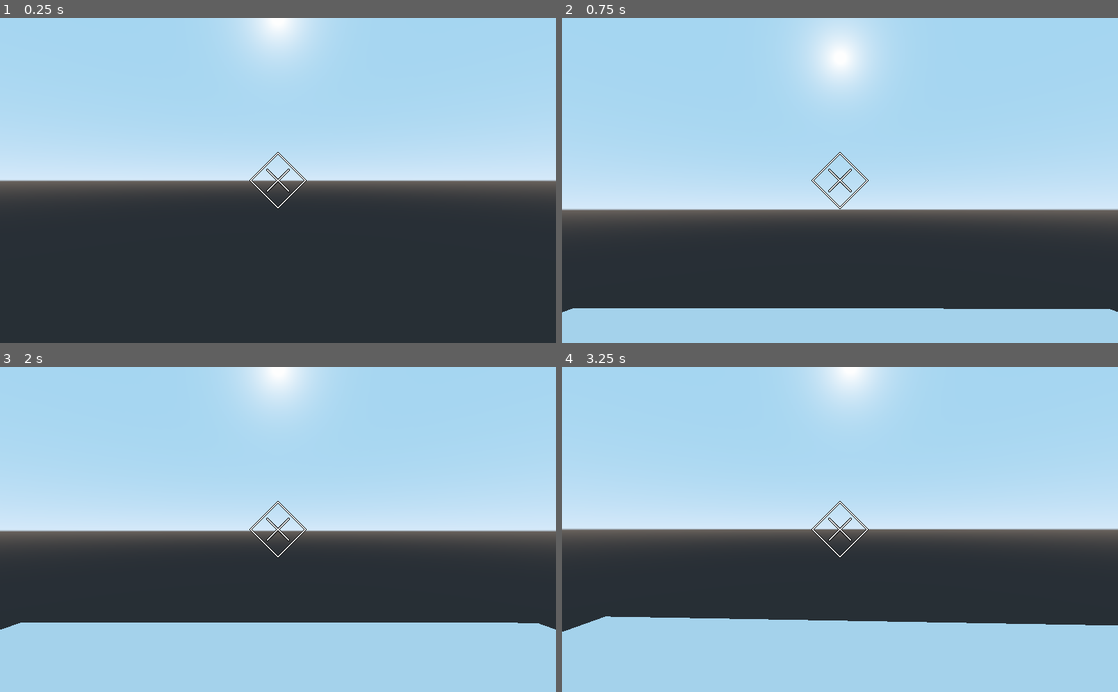
Above: before the commit, frames 1-4 (two rows, left to right).
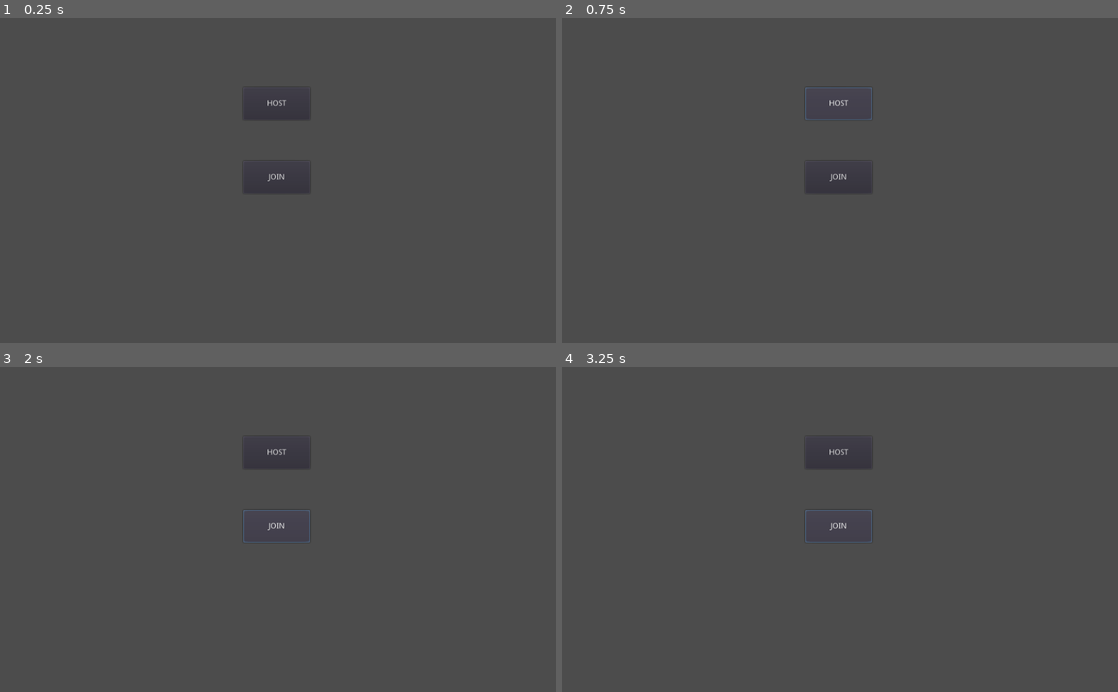
Above: after the commit, the same moments.

Repository: kyle-stevens/murder-mansion
Game: Godot game, scene res://Scenes/Menus/Lobby.tscn
The game is run twice, just before and just after one commit, with the same random seed, the same clock (stepped at 60 frames per second) and the same inputs. Before the commit the project starts from res://Scenes/Maps/PlatformDemo.tscn.
Inputs (mouse positions are in pixels of both pictures, inside the frame that each line leads up to):
- Up to frame 1 (0.25 s): no input
- Up to frame 2 (0.75 s): click (840, 102) at 0.5 s, where only the run after the commit has a clickable "HOST"
- Up to frame 3 (2 s): click (278, 526) at 1.25 s, where only the run after the commit has a clickable "JOIN"
- Up to frame 4 (3.25 s): move the mouse to (867, 529) at 2.02 s; hold W (movement_forward, bound only after the commit) from 2.03 s (still down); tap F (item_flashlight, bound only after the commit) at 2.1 s; move the mouse to (812, 529) at 2.77 s; tap E (item_interact, bound only after the commit) at 2.85 s

The runs differ from the first frame. In frame 1, 95% of the frame differs, in the area x 0-100%, y 0-100%; in frame 2, 94%; in frame 3, 95%; in frame 4, 95%.

Commit message:
Fixed Movment Bug with Physical Key Input, networking not currently working - v0.0.5

Diff:
--- a/Murder Mansion/Scenes/Maps/PlatformDemo.tscn
+++ b/Murder Mansion/Scenes/Maps/PlatformDemo.tscn
@@ -1,6 +1,4 @@
-[gd_scene load_steps=3 format=2]
-
-[ext_resource path="res://Scenes/Players/player_controller.tscn" type="PackedScene" id=1]
+[gd_scene load_steps=2 format=2]
 
 [sub_resource type="BoxShape" id=1]
 extents = Vector3( 7, 0.5, 7 )
@@ -10,16 +8,15 @@
 [node name="StaticBody" type="StaticBody" parent="."]
 
 [node name="CSGBox" type="CSGBox" parent="StaticBody"]
+transform = Transform( 5, 0, 0, 0, 1, 0, 0, 0, 5, 0, 0, 0 )
 width = 14.0
 height = 1.0
 depth = 14.0
 
 [node name="CollisionShape" type="CollisionShape" parent="StaticBody"]
+transform = Transform( 5, 0, 0, 0, 1, 0, 0, 0, 5, 0, 0, 0 )
 shape = SubResource( 1 )
 
 [node name="Networking Camera" type="Camera" parent="."]
 transform = Transform( 1, 0, 0, 0, 1, 0, 0, 0, 1, 0, 4.38432, 10.5246 )
 current = true
-
-[node name="player_controller" parent="." instance=ExtResource( 1 )]
-transform = Transform( 1, 0, 0, 0, 1, 0, 0, 0, 1, 0, 6.53226, 0 )
--- a/Murder Mansion/Scripts/Networking/Lobby.gd
+++ b/Murder Mansion/Scripts/Networking/Lobby.gd
@@ -14,14 +14,14 @@
 func _on_HostButton_pressed():
 	var net = NetworkedMultiplayerENet.new()
 	net.create_server(6000, 5)
-	get_tree().set_network_peer(net)
+	get_tree().network_peer = net
 	print("hosting")
 
 
 func _on_JoinButton_pressed():
 	var net = NetworkedMultiplayerENet.new()
 	net.create_client("127.0.0.1", 6000)
-	get_tree().set_network_peer(net)
+	get_tree().network_peer = net
 
 func _player_connected(id):
 	#Globals.player2id = id
--- a/Murder Mansion/Scripts/Player/player_controller.gd
+++ b/Murder Mansion/Scripts/Player/player_controller.gd
@@ -80,6 +80,8 @@
 		rotation_helper.rotation_degrees = camera_rot
 
 func process_inputs(delta):
+
+
 	#check if player is jumping
 	if is_on_floor():
 		dir = Vector3()
@@ -93,14 +95,20 @@
 	#animation handling will be changed to a state machine implemented here
 
 	#motion input handling
+
 	if Input.is_action_pressed("movement_forward"):
-		pass
+		input_movement_vector.y += 1
+		print("Forward")
 	if Input.is_action_pressed("movement_backward"):
-		pass
+		input_movement_vector.y -= 1
+		print("Backwards")
 	if Input.is_action_pressed("movement_left"):
-		pass
+		input_movement_vector.x -= 1
+		print("Left")
 	if Input.is_action_pressed("movement_right"):
-		pass
+		input_movement_vector.x += 1
+		print("Right")
+
 
 	input_movement_vector = input_movement_vector.normalized()
 
@@ -192,13 +200,14 @@
 	hvel = hvel.linear_interpolate(target, accel * delta)
 	vel.x = hvel.x
 	vel.z = hvel.z
-	vel = move_and_slide(
-				vel,
-				Vector3(0,1,0),
-				0.05,
-				4,
-				deg2rad(MAX_SLOPE_ANGLE)
-			)
+
+	#vel = move_and_slide(
+	#			vel,
+	#			Vector3(0,1,0),
+	#			0.05,
+	#			4,
+	#			deg2rad(MAX_SLOPE_ANGLE)
+	#		)
 	if is_network_master():
 		vel = move_and_slide(
 				vel,
--- a/Murder Mansion/project.godot
+++ b/Murder Mansion/project.godot
@@ -11,51 +11,44 @@
 [application]
 
 config/name="Murder Mansion"
-run/main_scene="res://Scenes/Maps/PlatformDemo.tscn"
+run/main_scene="res://Scenes/Menus/Lobby.tscn"
 config/icon="res://icon.png"
 
 [input]
 
 movement_forward={
 "deadzone": 0.5,
-"events": [ Object(InputEventKey,"resource_local_to_scene":false,"resource_name":"","device":0,"alt":false,"shift":false,"control":false,"meta":false,"command":false,"pressed":false,"scancode":0,"unicode":0,"echo":false,"script":null)
-, Object(InputEventKey,"resource_local_to_scene":false,"resource_name":"","device":0,"alt":false,"shift":false,"control":false,"meta":false,"command":false,"pressed":false,"scancode":87,"unicode":0,"echo":false,"script":null)
+"events": [ Object(InputEventKey,"resource_local_to_scene":false,"resource_name":"","device":0,"alt":false,"shift":false,"control":false,"meta":false,"command":false,"pressed":false,"scancode":87,"physical_scancode":0,"unicode":0,"echo":false,"script":null)
  ]
 }
 movement_backward={
 "deadzone": 0.5,
-"events": [ Object(InputEventKey,"resource_local_to_scene":false,"resource_name":"","device":0,"alt":false,"shift":false,"control":false,"meta":false,"command":false,"pressed":false,"scancode":0,"unicode":0,"echo":false,"script":null)
-, Object(InputEventKey,"resource_local_to_scene":false,"resource_name":"","device":0,"alt":false,"shift":false,"control":false,"meta":false,"command":false,"pressed":false,"scancode":83,"unicode":0,"echo":false,"script":null)
+"events": [ Object(InputEventKey,"resource_local_to_scene":false,"resource_name":"","device":0,"alt":false,"shift":false,"control":false,"meta":false,"command":false,"pressed":false,"scancode":83,"physical_scancode":0,"unicode":0,"echo":false,"script":null)
  ]
 }
 movement_left={
 "deadzone": 0.5,
-"events": [ Object(InputEventKey,"resource_local_to_scene":false,"resource_name":"","device":0,"alt":false,"shift":false,"control":false,"meta":false,"command":false,"pressed":false,"scancode":0,"unicode":0,"echo":false,"script":null)
-, Object(InputEventKey,"resource_local_to_scene":false,"resource_name":"","device":0,"alt":false,"shift":false,"control":false,"meta":false,"command":false,"pressed":false,"scancode":65,"unicode":0,"echo":false,"script":null)
+"events": [ Object(InputEventKey,"resource_local_to_scene":false,"resource_name":"","device":0,"alt":false,"shift":false,"control":false,"meta":false,"command":false,"pressed":false,"scancode":65,"physical_scancode":0,"unicode":0,"echo":false,"script":null)
  ]
 }
 movement_right={
 "deadzone": 0.5,
-"events": [ Object(InputEventKey,"resource_local_to_scene":false,"resource_name":"","device":0,"alt":false,"shift":false,"control":false,"meta":false,"command":false,"pressed":false,"scancode":0,"unicode":0,"echo":false,"script":null)
-, Object(InputEventKey,"resource_local_to_scene":false,"resource_name":"","device":0,"alt":false,"shift":false,"control":false,"meta":false,"command":false,"pressed":false,"scancode":68,"unicode":0,"echo":false,"script":null)
+"events": [ Object(InputEventKey,"resource_local_to_scene":false,"resource_name":"","device":0,"alt":false,"shift":false,"control":false,"meta":false,"command":false,"pressed":false,"scancode":68,"physical_scancode":0,"unicode":0,"echo":false,"script":null)
  ]
 }
 movement_jump={
 "deadzone": 0.5,
-"events": [ Object(InputEventKey,"resource_local_to_scene":false,"resource_name":"","device":0,"alt":false,"shift":false,"control":false,"meta":false,"command":false,"pressed":false,"scancode":0,"unicode":0,"echo":false,"script":null)
-, Object(InputEventKey,"resource_local_to_scene":false,"resource_name":"","device":0,"alt":false,"shift":false,"control":false,"meta":false,"command":false,"pressed":false,"scancode":32,"unicode":0,"echo":false,"script":null)
+"events": [ Object(InputEventKey,"resource_local_to_scene":false,"resource_name":"","device":0,"alt":false,"shift":false,"control":false,"meta":false,"command":false,"pressed":false,"scancode":32,"physical_scancode":0,"unicode":0,"echo":false,"script":null)
  ]
 }
 item_interact={
 "deadzone": 0.5,
-"events": [ Object(InputEventKey,"resource_local_to_scene":false,"resource_name":"","device":0,"alt":false,"shift":false,"control":false,"meta":false,"command":false,"pressed":false,"scancode":0,"unicode":0,"echo":false,"script":null)
-, Object(InputEventKey,"resource_local_to_scene":false,"resource_name":"","device":0,"alt":false,"shift":false,"control":false,"meta":false,"command":false,"pressed":false,"scancode":69,"unicode":0,"echo":false,"script":null)
+"events": [ Object(InputEventKey,"resource_local_to_scene":false,"resource_name":"","device":0,"alt":false,"shift":false,"control":false,"meta":false,"command":false,"pressed":false,"scancode":69,"physical_scancode":0,"unicode":0,"echo":false,"script":null)
  ]
 }
 item_flashlight={
 "deadzone": 0.5,
-"events": [ Object(InputEventKey,"resource_local_to_scene":false,"resource_name":"","device":0,"alt":false,"shift":false,"control":false,"meta":false,"command":false,"pressed":false,"scancode":0,"unicode":0,"echo":false,"script":null)
-, Object(InputEventKey,"resource_local_to_scene":false,"resource_name":"","device":0,"alt":false,"shift":false,"control":false,"meta":false,"command":false,"pressed":false,"scancode":70,"unicode":0,"echo":false,"script":null)
+"events": [ Object(InputEventKey,"resource_local_to_scene":false,"resource_name":"","device":0,"alt":false,"shift":false,"control":false,"meta":false,"command":false,"pressed":false,"scancode":70,"physical_scancode":0,"unicode":0,"echo":false,"script":null)
  ]
 }
 
